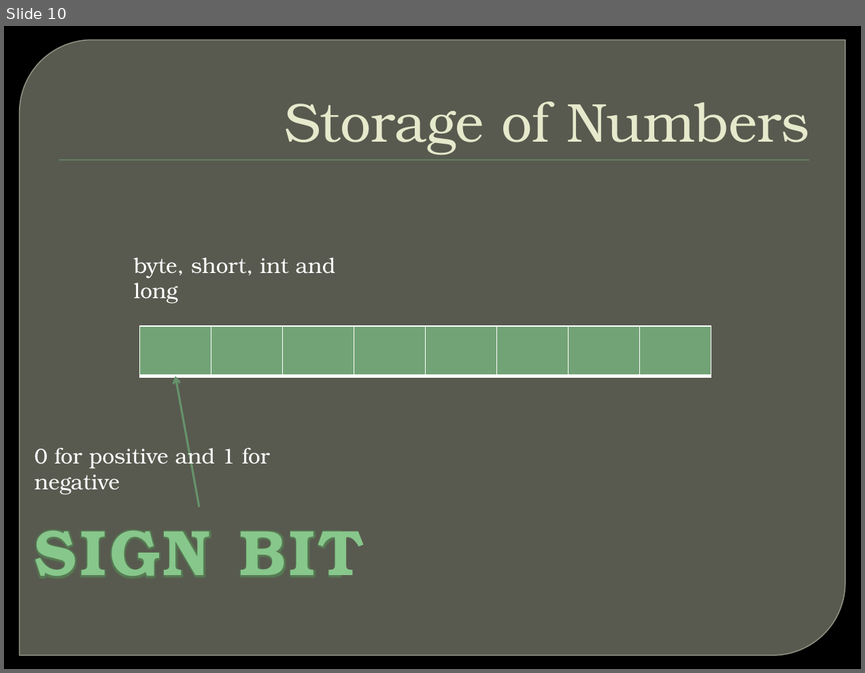
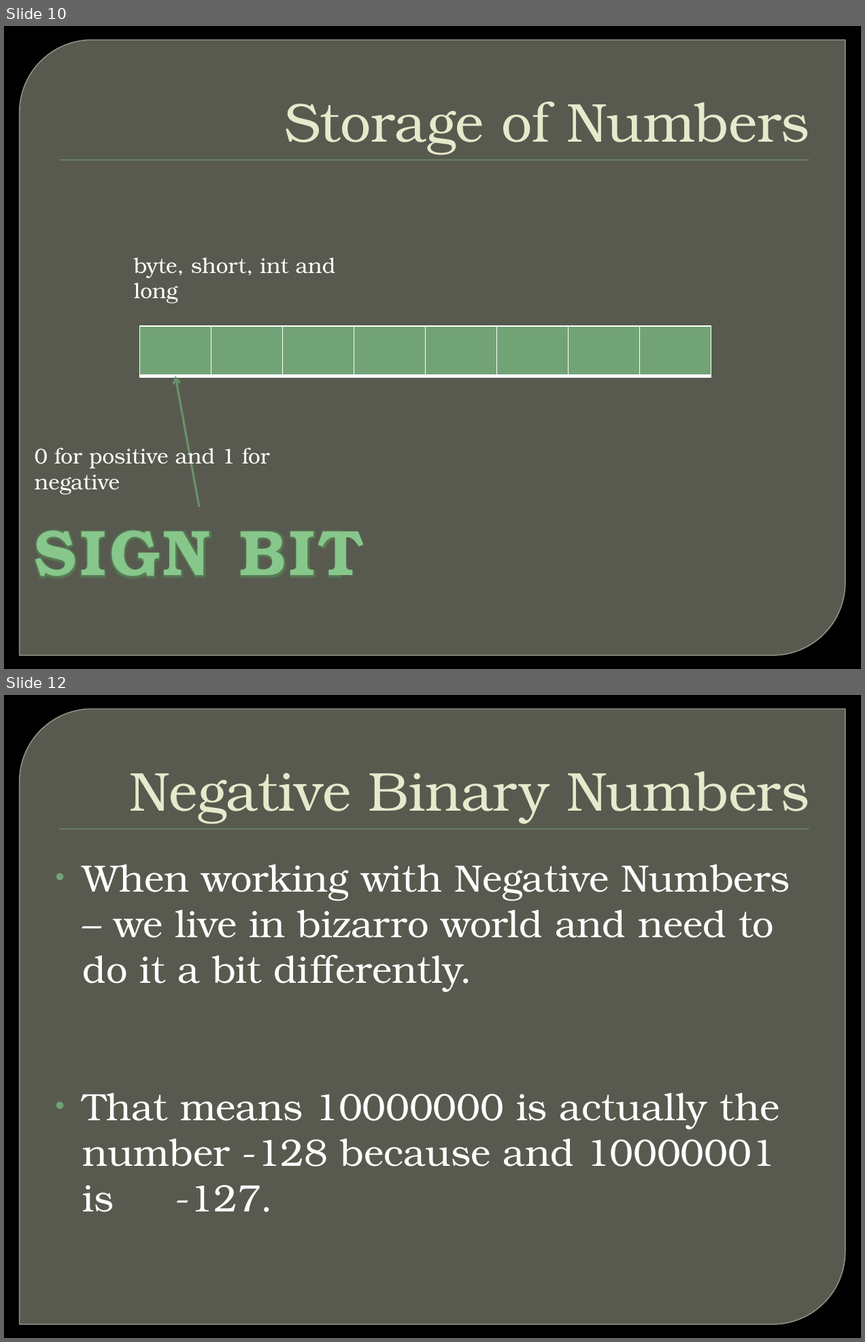
Before and after one commit to kevindeslauriers/ICS3U-2016, a slide deck: Unit One/src/com/bayviewglen/dayeight/Day 8 - Number Systems.pptx. Shown one above the other, each under a label of ours: slide 10 before the commit, slides 10 and 12 after it; the slides between them are not shown. The pictures are 865x673 and 865x1342 pixels, drawn with LibreOffice and Linux fonts; fonts in the diff are those of the drawing; background and template pictures are left out. Boxes give left, top, right and bottom in pixels: in the first picture for what was removed or moved away, otherwise in the second. Text is boxed around its words. In the diff, an @@ line names an element or a change of style, - is before the commit and + after.

```diff
--- a/Unit One/src/com/bayviewglen/dayeight/Day 8 - Number Systems.pptx
+++ b/Unit One/src/com/bayviewglen/dayeight/Day 8 - Number Systems.pptx
@@ slide 12 added at box(4, 695, 861, 1338), background picture (left out); not listed: 2 template elements that a slide beside it also shows @@
@@ title added at box(130, 771, 809, 824), 46 pt, text #E7EACB @@
+Negative Binary Numbers
@@ text added at box(83, 864, 789, 1212), 32 pt, text #FFFFFF @@
+• When working with Negative Numbers – we live in bizarro world and need to do it a bit differently.
+• That means 10000000 is actually the number -128 because and 10000001 is -127.
```
Also in this commit, not shown: 2 slides changed, 1 other slide added, 1 other file.
